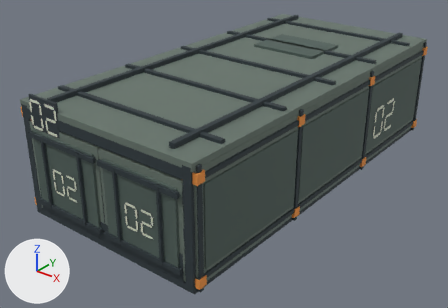
An edit to the glTF model assets/hover-tank/containers/mork_container_low_loaded.glb, drawn before and after from the same camera.
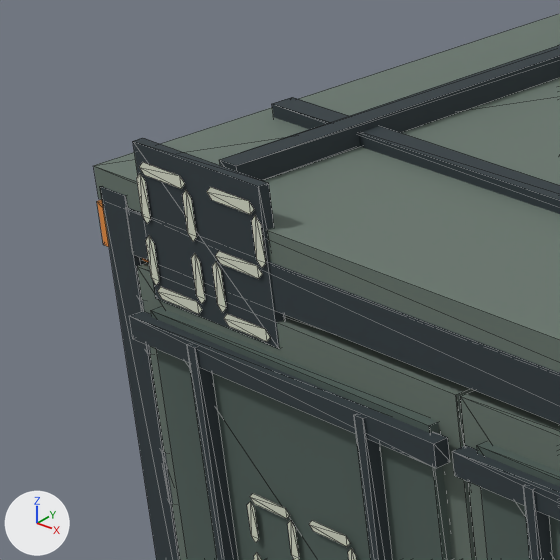
Old and new are each drawn whole from a 50 mm lens placed at (12.97, -17.85, 11.14), pointed at (-0.34, -1.22, 0.83) and again close up on the part from 0% to 27% of the width and 21% to 60% of the height. The lights are fixed; the arrows at lower left show +X, +Y and +Z. The first two pictures are the older version. The close-ups show mesh edges as thin lines. Where no turn or scale is listed for an object, it has been applied to the vertices. Vertices at exactly the same position are counted once.

Names of what the first close-up shows: 'Geometry_DOOR_02_L_Container game / vertex palette', 'Geometry_DOOR_02_R_Container game / vertex palette', 'Geometry_ROOF_02_Container game / vertex palette', 'Geometry_SHELL_02_Container game / vertex palette'.
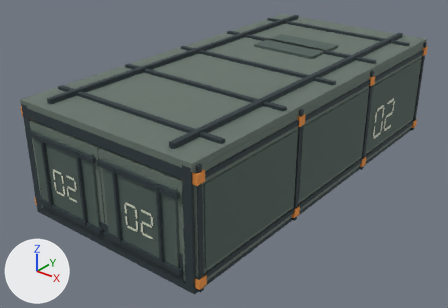
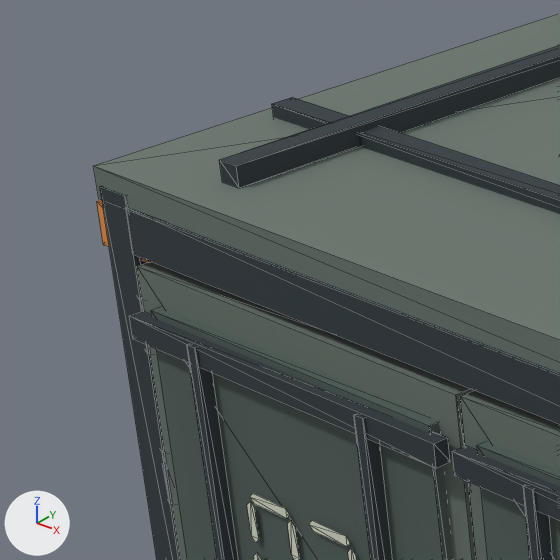
Where the newer file only moved an object's origin or applied its transform, the numbers keep the older frame.

Changed parts and their boxes (x1, y1, x2, y2) in the close-ups (560 x 560 px):
'Geometry_SHELL_02_Container game / vertex palette', reshaped: before (97, 138, 560, 560); after (97, 186, 560, 560)
part 1 of me_cube_232, deleted: before (133, 138, 286, 349)

The change, as a list of edits to the scene's bpy script:
```text
Change me_cube_232:
    used by ob_geometry_shell_02_container_game___vertex_palette; location = (0.0, 0.0, 0.115)
    remove me_cube_232.from_pydata(...)  # 646 vertices, 804 faces; spans x -3.73..3.73, y -7.49..7.45, z -0.12..4.3
    add me_cube_232.from_pydata(...)  # 572 vertices, 748 faces; spans x -3.73..3.73, y -7.46..7.45, z -0.12..3.88
    me_cube_232 part 1: 12 loose pieces with 74 vertices, spanning x -3.09..-1.77, y -7.49..-7.39, z 3.17..4.3, are deleted
```
